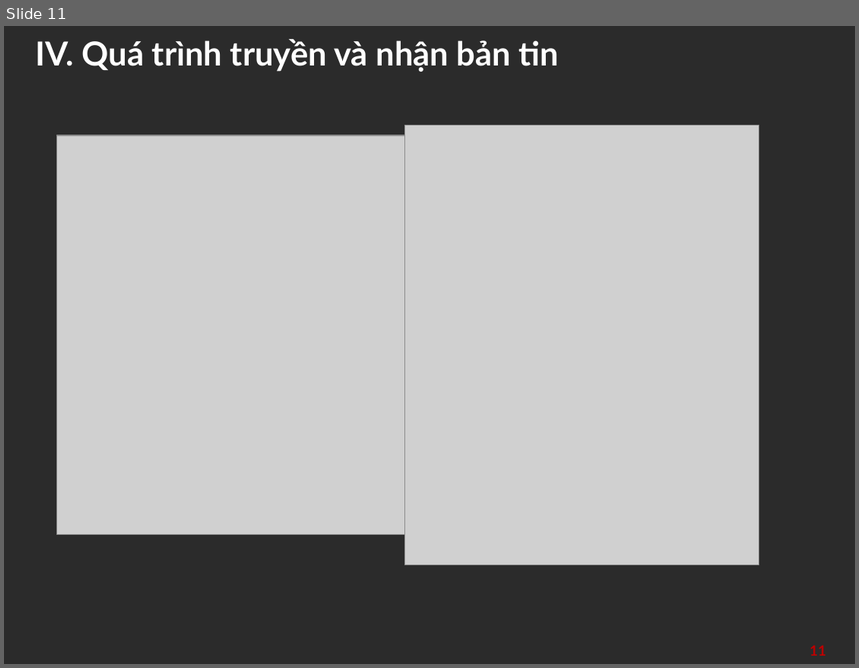
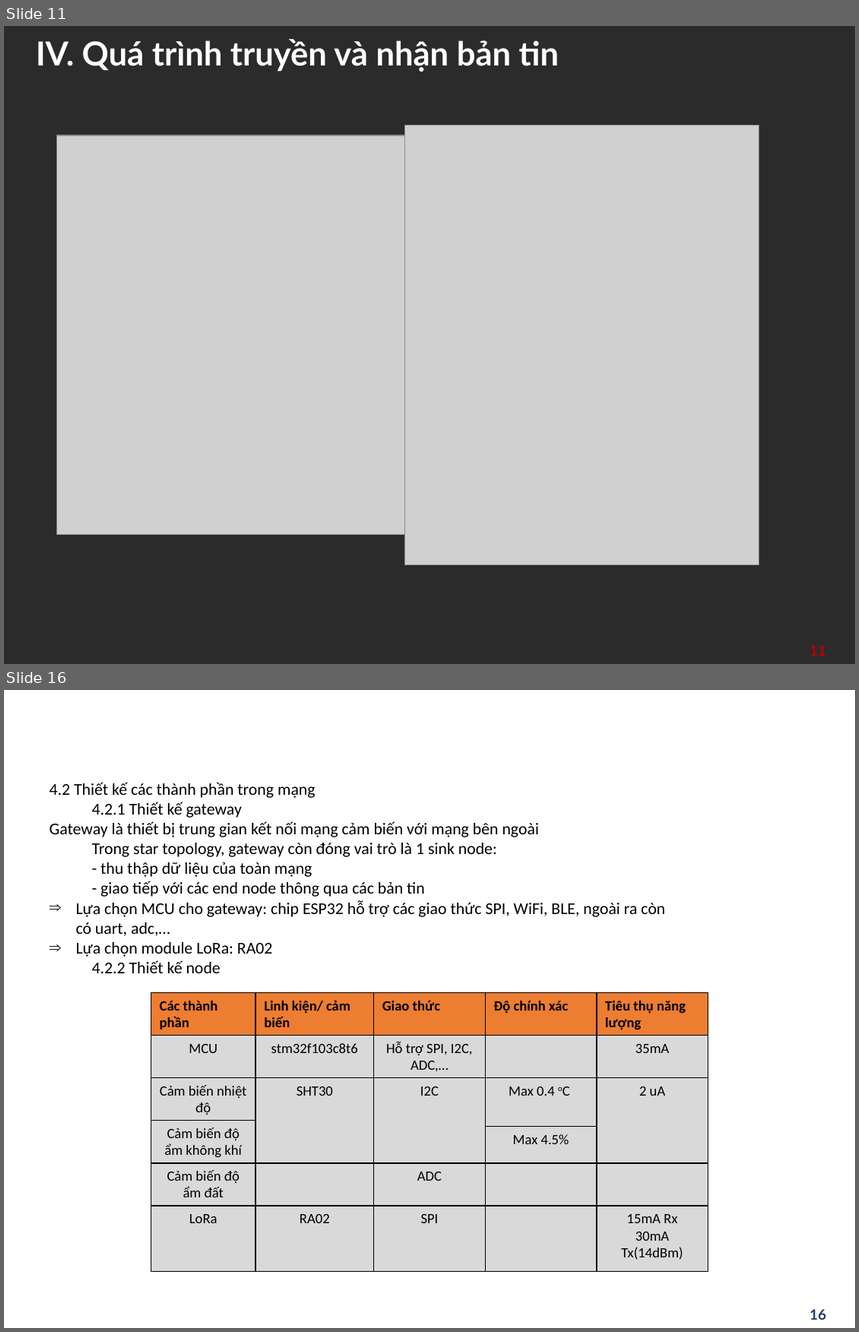
Before and after one commit to NQAnh2425/SmartGarden, a slide deck: smart_garden_report/LoRa_SX1278_guide.pptx. Shown one above the other, each under a label of ours: slide 11 before the commit, slides 11 and 16 after it; the slides between them are not shown. The pictures are 859x668 and 859x1332 pixels, drawn with LibreOffice and Linux fonts; fonts in the diff are those of the drawing; grey boxes stand for pictures; background and template pictures are left out; a plain dark background stands for a picture behind light text. Boxes give left, top, right and bottom in pixels: in the first picture for what was removed or moved away, otherwise in the second. Text is boxed around its words. In the diff, an @@ line names an element or a change of style, - is before the commit and + after.

```diff
--- a/smart_garden_report/LoRa_SX1278_guide.pptx
+++ b/smart_garden_report/LoRa_SX1278_guide.pptx
@@ slide 16 added at [4, 690, 855, 1328], background picture (left out) @@
@@ text added at [50, 782, 665, 973], 14 pt, text #000000 @@
+4.2 Thiết kế các thành phần trong mạng
+4.2.1 Thiết kế gateway
+Gateway là thiết bị trung gian kết nối mạng cảm biến với mạng bên ngoài
+Trong star topology, gateway còn đóng vai trò là 1 sink node:
+- thu thập dữ liệu của toàn mạng
+- giao tiếp với các end node thông qua các bản tin
+⇒ Lựa chọn MCU cho gateway: chip ESP32 hỗ trợ các giao thức SPI, WiFi, BLE, ngoài ra còn có uart, adc,…
+⇒ Lựa chọn module LoRa: RA02
+4.2.2 Thiết kế node
@@ title added at [74, 782, 404, 837], 28 pt, text #FFFFFF, bold @@
+V. Thiết kế mạng cảm biến
@@ table added at [151, 993, 709, 1265], 7 rows, 5 columns @@
+Các thành phần | Linh kiện/ cảm biến | Giao thức | Độ chính xác | Tiêu thụ năng lượng
+MCU | stm32f103c8t6 | Hỗ trợ SPI, I2C, ADC,… |  | 35mA
+Cảm biến nhiệt độ | SHT30 | I2C | Max 0.4 oC | 2 uA
+Cảm biến độ ẩm không khí |  |  |  | 
+ |  |  | Max 4.5% | 
+Cảm biến độ ẩm đất |  | ADC |  | 
+LoRa | RA02 | SPI |  | 15mA Rx / 30mA Tx(14dBm)
@@ page number added at [810, 1309, 826, 1320], 12 pt, text #203864, bold @@
+16
```
Also in this commit, not shown: 1 slide changed, 10 other slides added, 4 slides removed.
